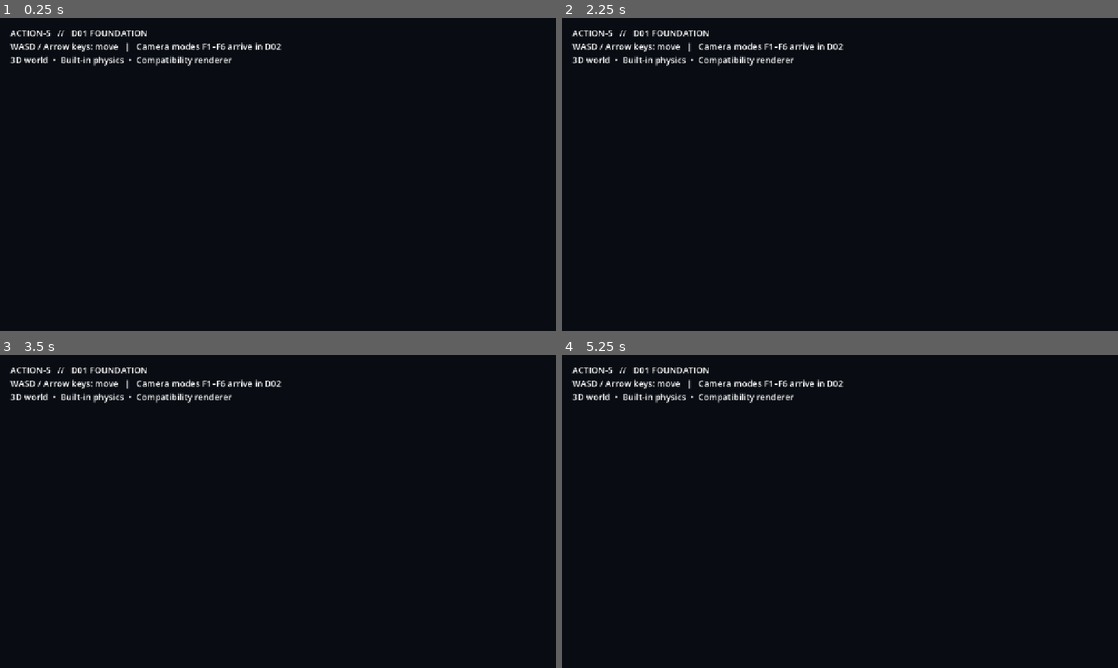
Above: before the commit, frames 1-4 (two rows, left to right).
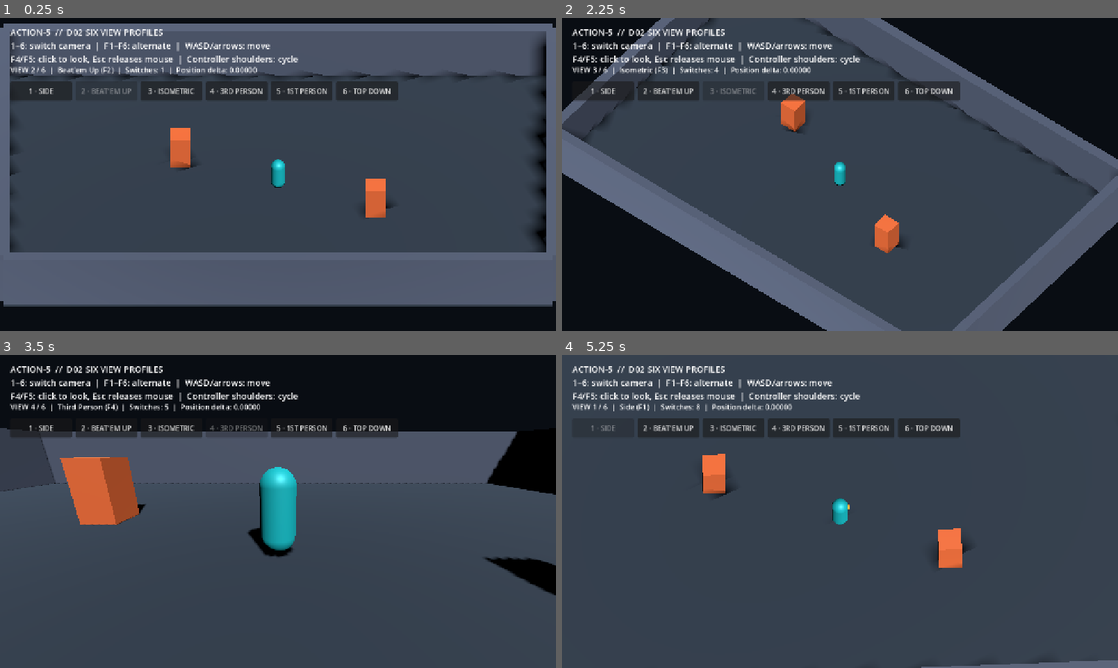
Above: after the commit, the same moments.

Repository: bravado/ACTION-5
Game: Godot game, scene res://demo/main.tscn
The game is run twice, just before and just after one commit, with the same random seed, the same clock (stepped at 60 frames per second) and the same inputs.
Inputs (mouse positions are in pixels of both pictures, inside the frame that each line leads up to):
- Up to frame 1 (0.25 s): no input
- Up to frame 2 (2.25 s): click (600, 89) at 0.5 s, where only the run after the commit has a clickable "1 · SIDE"; click (667, 89) at 1.25 s, where only the run after the commit has a clickable "2 · BEAT'EM UP"; click (734, 89) at 2 s, where only the run after the commit has a clickable "3 · ISOMETRIC"
- Up to frame 3 (3.5 s): click (239, 426) at 2.75 s, where only the run after the commit has a clickable "4 · 3RD PERSON"
- Up to frame 4 (5.25 s): click (862, 426) at 3.5 s, where only the run after the commit has a clickable "5 · 1ST PERSON"; click (928, 426) at 4.25 s, where only the run after the commit has a clickable "6 · TOP DOWN"; tap Enter at 5 s; move the mouse to (962, 495) at 5.02 s; hold D from 5.03 s (still down); tap 1 at 5.1 s; click (962, 495) at 5.17 s

The runs differ from the first frame. In frame 1, 89% of the frame differs, in the area x 0-100%, y 1-93%; in frame 2, 72%; in frame 3, 76%; in frame 4, 100%, in the area x 0-100%, y 0-100%.
Error before the commit: Invalid access to property or key 'view_changed' on a base object of type 'null instance'. (res://demo/main.gd:13)

Commit message:
feat(demo): instantiate one persistent camera rig and six-mode HUD

Diff:
--- a/demo/main.tscn
+++ b/demo/main.tscn
@@ -1,7 +1,10 @@
-[gd_scene load_steps=14 format=3]
+[gd_scene load_steps=17 format=3]
 
 [ext_resource type="Script" path="res://demo/main.gd" id="1_main"]
 [ext_resource type="PackedScene" path="res://demo/player.tscn" id="2_player"]
+[ext_resource type="Script" path="res://addons/action5/camera/view_manager.gd" id="3_manager"]
+[ext_resource type="Script" path="res://addons/action5/camera/camera_rig.gd" id="4_rig"]
+[ext_resource type="Script" path="res://addons/action5/camera/view_input.gd" id="5_input"]
 
 [sub_resource type="BoxMesh" id="BoxMesh_floor"]
 size = Vector3(28, 0.4, 18)
@@ -115,11 +118,20 @@
 [node name="Player" parent="." instance=ExtResource("2_player")]
 position = Vector3(0, 0.15, 0)
 
-[node name="Camera3D" type="Camera3D" parent="."]
-position = Vector3(10, 15, 22)
+[node name="ViewManager" type="Node" parent="."]
+script = ExtResource("3_manager")
+initial_view_index = 1
+
+[node name="CameraRig" type="Node3D" parent="ViewManager"]
+script = ExtResource("4_rig")
+
+[node name="Camera3D" type="Camera3D" parent="ViewManager/CameraRig"]
 projection = 1
-size = 22.0
+size = 16.0
 current = true
+
+[node name="ViewInput" type="Node" parent="."]
+script = ExtResource("5_input")
 
 [node name="Sun" type="DirectionalLight3D" parent="."]
 rotation_degrees = Vector3(-52, 24, 0)
@@ -130,8 +142,47 @@
 
 [node name="Help" type="Label" parent="Hud"]
 offset_left = 24.0
-offset_top = 20.0
-offset_right = 725.0
-offset_bottom = 118.0
+offset_top = 18.0
+offset_right = 1160.0
+offset_bottom = 106.0
 theme_override_font_sizes/font_size = 20
-text = "ACTION-5   //   D01 FOUNDATION\nWASD / Arrow keys: move   |   Camera modes F1–F6 arrive in D02\n3D world  •  Built-in physics  •  Compatibility renderer"
+text = "ACTION-5 // D02 SIX VIEW PROFILES\n1–6: switch camera | WASD/arrows: move | F4/F5: click to look, Esc: release"
+
+[node name="Status" type="Label" parent="Hud"]
+offset_left = 24.0
+offset_top = 107.0
+offset_right = 1160.0
+offset_bottom = 135.0
+theme_override_font_sizes/font_size = 17
+text = "VIEW 2 / 6 | Beat'em Up"
+
+[node name="ModeButtons" type="HBoxContainer" parent="Hud"]
+offset_left = 24.0
+offset_top = 146.0
+offset_right = 1150.0
+offset_bottom = 190.0
+theme_override_constants/separation = 8
+
+[node name="Mode1" type="Button" parent="Hud/ModeButtons"]
+custom_minimum_size = Vector2(142, 44)
+text = "1 · SIDE"
+
+[node name="Mode2" type="Button" parent="Hud/ModeButtons"]
+custom_minimum_size = Vector2(142, 44)
+text = "2 · BEAT'EM UP"
+
+[node name="Mode3" type="Button" parent="Hud/ModeButtons"]
+custom_minimum_size = Vector2(142, 44)
+text = "3 · ISOMETRIC"
+
+[node name="Mode4" type="Button" parent="Hud/ModeButtons"]
+custom_minimum_size = Vector2(142, 44)
+text = "4 · 3RD PERSON"
+
+[node name="Mode5" type="Button" parent="Hud/ModeButtons"]
+custom_minimum_size = Vector2(142, 44)
+text = "5 · 1ST PERSON"
+
+[node name="Mode6" type="Button" parent="Hud/ModeButtons"]
+custom_minimum_size = Vector2(142, 44)
+text = "6 · TOP DOWN"
